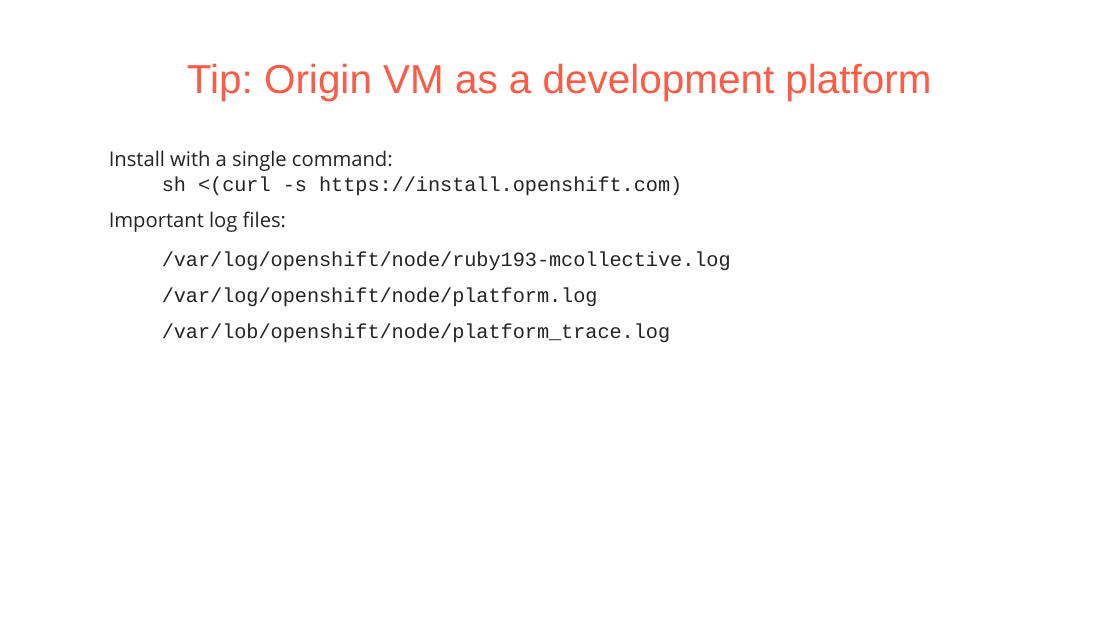
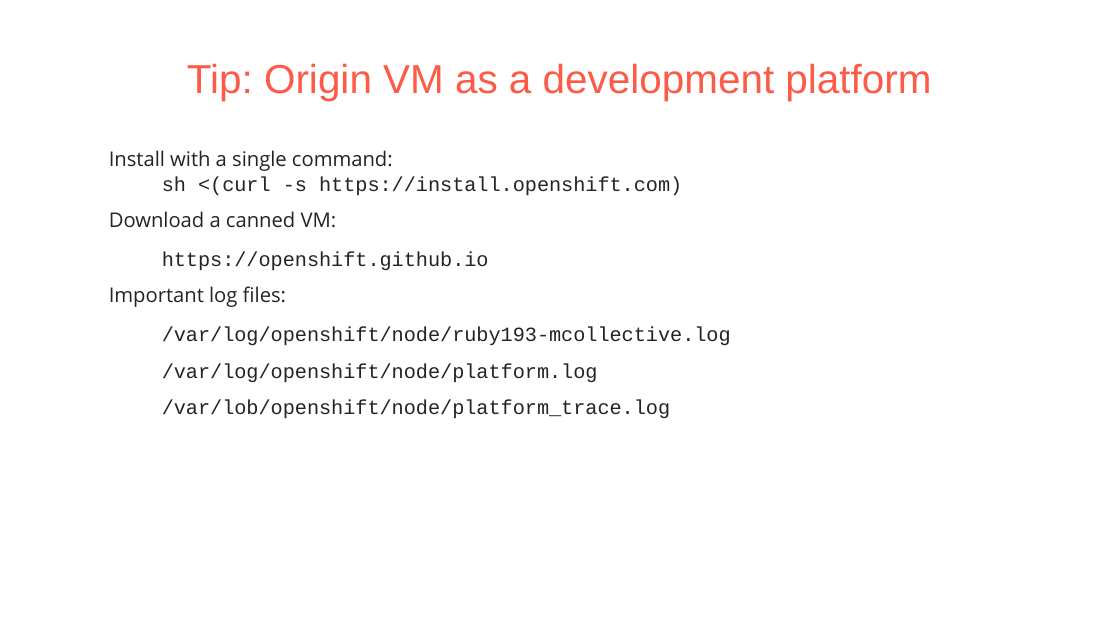
Before and after one commit to pmorie/presentations, a slide deck: slide 22 of devnation_openshift_cartridges.odp. Drawn at 1120x627 pixels with LibreOffice and Linux fonts; fonts in the diff are those of the drawing; background and template pictures are left out. Boxes give left, top, right and bottom in pixels: in the first picture for what was removed or moved away, otherwise in the second. Text is boxed around its words. In the diff, an @@ line names an element or a change of style, - is before the commit and + after.

Commit message:
Tweaks

```diff
--- a/devnation_openshift_cartridges.odp
+++ b/devnation_openshift_cartridges.odp
@@ text at (109,211,489,271): paragraphs added @@
+● Download a canned VM:
+  − https://openshift.github.io
```
Also in this commit, not shown: 1 other slide changed.
